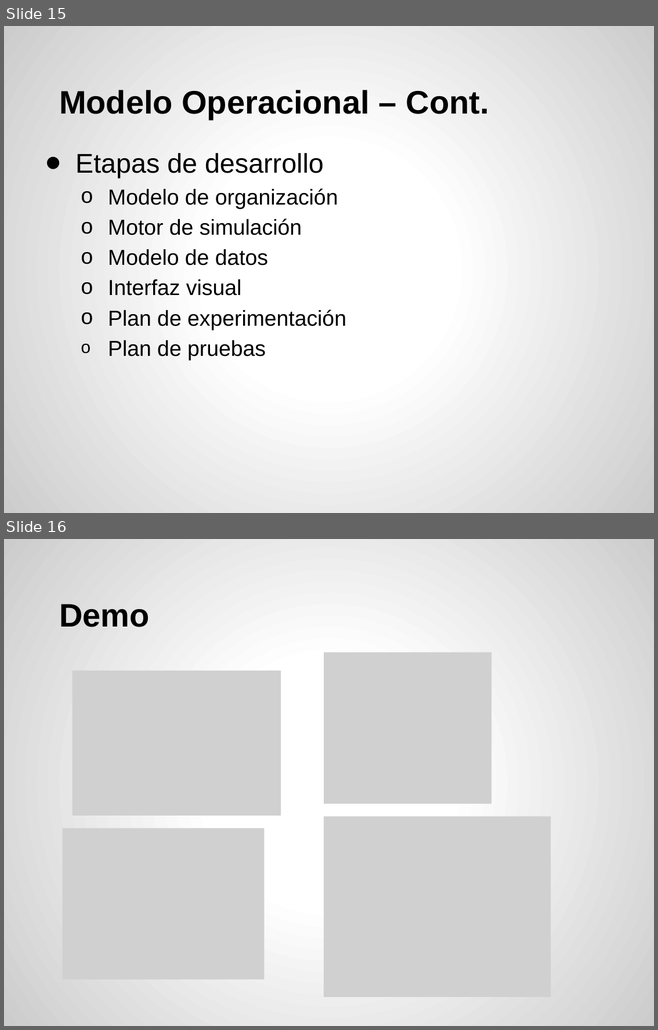
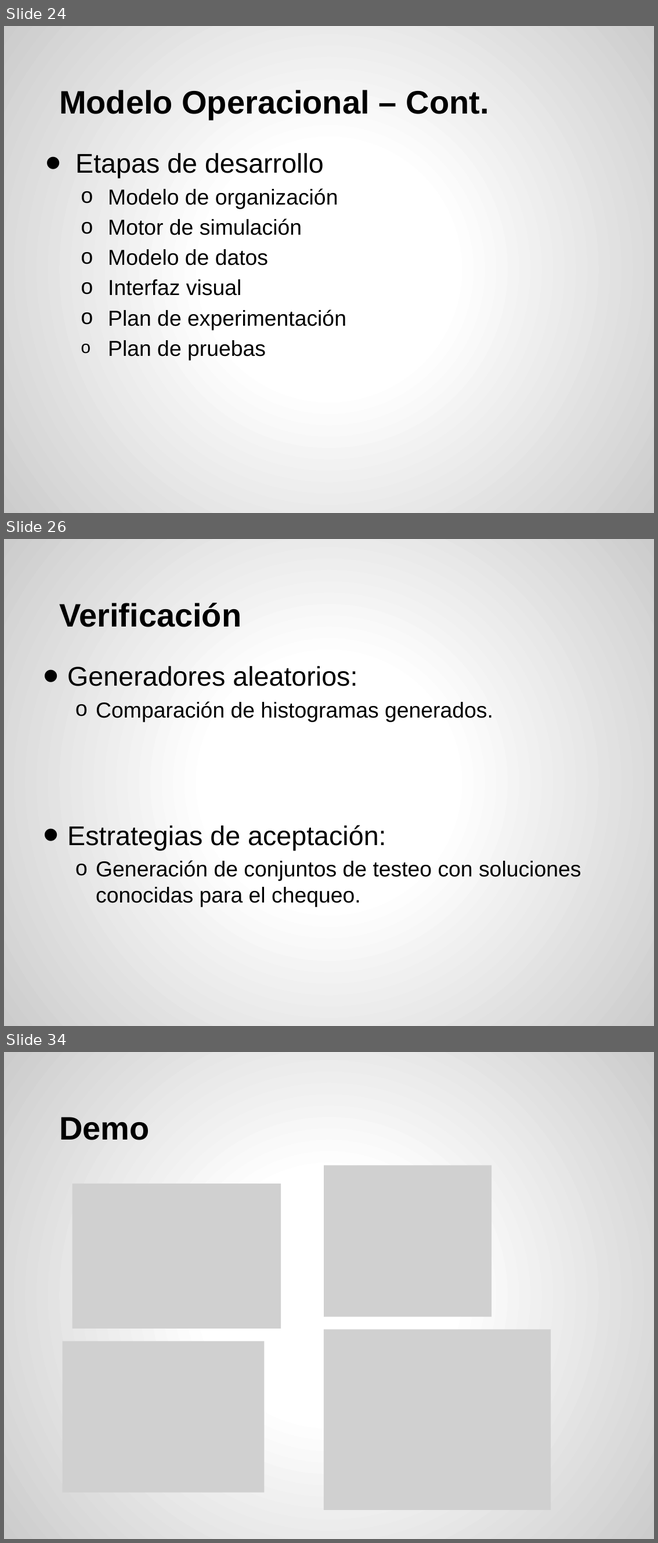
Before and after one commit to acrespo/Simulaciones, a slide deck: presentacion.pptx. Shown one above the other, each under a label of ours: slides 15 and 16 before the commit, slides 24, 26 and 34 after it; the slides between them are not shown. The pictures are 658x1030 and 658x1543 pixels, drawn with LibreOffice and Linux fonts; fonts in the diff are those of the drawing; grey boxes stand for pictures. Boxes give left, top, right and bottom in pixels: in the first picture for what was removed or moved away, otherwise in the second. Text is boxed around its words. In the diff, an @@ line names an element or a change of style, - is before the commit and + after.

```diff
--- a/presentacion.pptx
+++ b/presentacion.pptx
@@ slide 26 added at bbox=[4, 539, 654, 1026], background gradient #FFFFFF to #CCCCCC @@
@@ title added at bbox=[59, 603, 241, 627], 36 pt, text #000000, bold @@
+Verificación
@@ text added at bbox=[67, 666, 581, 907], 24 pt, text #000000 @@
+• Generadores aleatorios:
+  o Comparación de histogramas generados.
+• Estrategias de aceptación:
+  o Generación de conjuntos de testeo con soluciones conocidas para el chequeo.
@@ what was slide 15 is now slide 24 @@
@@ what was slide 16 is now slide 34 @@
```
Also in this commit, not shown: 1 slide changed, 17 other slides added.
